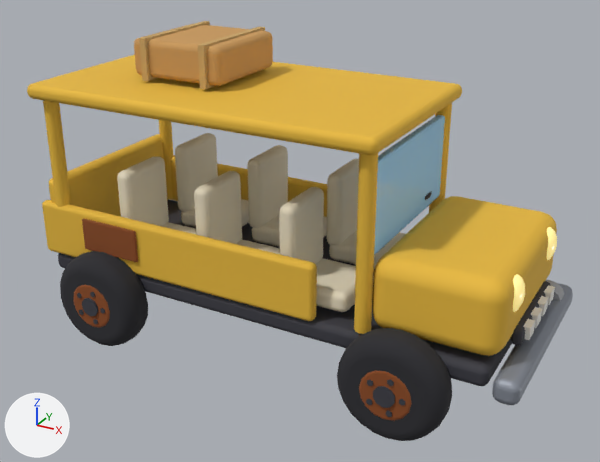
One commit to the glTF model public/models/vehicle_travel_vehicle_t1.glb: the scene before it, then after it.
Before and after are seen from a 50 mm lens placed at (2.25, -3.97, 2.71), pointed at (0.1, -0.06, 0.75). Lighting does not change. The marker at lower left points along +X, +Y and +Z. The picture after the commit comes second. Where no turn or scale is listed for an object, it has been applied to the vertices. Vertices at exactly the same position are counted once.

Objects in the first picture: 'Belt', 'Bumper', 'Floor', 'Hood', 'Luggage', 'Luggage.Rope', 'Luggage.Rope.001', 'PassengerSeat1.Back', 'Post', 'Roof', 'Tail', 'WheelFR.Tyre', 'WheelRR.Tyre', 'Windscreen' and 28 more.
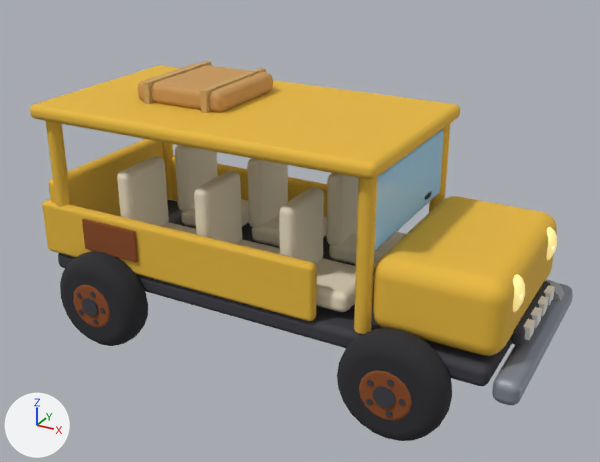
Where the newer file only moved an object's origin or applied its transform, the numbers keep the older frame.

Where the change shows, as pixel boxes (x1, y1, x2, y2) in the pictures (600 x 462 px; the box of a moved part takes in the faces that stretch with it):
'Roof', moved: before (27, 55, 462, 155); after (30, 65, 460, 180)
'Luggage', reshaped, moved (22% shorter): before (134, 24, 273, 86); after (137, 64, 273, 112)
'Windscreen', reshaped, moved (12% shorter): before (374, 115, 445, 255); after (374, 129, 444, 252)
'Luggage.Rope.001', moved: before (198, 27, 265, 89); after (200, 68, 266, 113)
'Luggage.Rope', moved: before (139, 21, 210, 81); after (143, 61, 212, 104)
part 1 of me_luggage, moved or reshaped: before (134, 24, 272, 55); after (137, 64, 273, 100)
part 2 of me_luggage, moved or reshaped: before (134, 38, 273, 86); after (137, 80, 273, 112)
part 3 of me_windscreen, moved or reshaped: before (378, 115, 445, 165); after (377, 129, 444, 181)
part 4 of me_windscreen, moved or reshaped: before (374, 118, 445, 255); after (374, 132, 444, 252)

Diff of the bpy script that builds the scene:
```diff
--- a/public/models/vehicle_travel_vehicle_t1.glb.py
+++ b/public/models/vehicle_travel_vehicle_t1.glb.py
@@ me_luggage @@
 # used by ob_luggage; location = (-0.6, 0.05, 1.7)
-me_luggage.from_pydata(...)  # 96 vertices, 188 faces; spans x -0.301..0.301, y -0.301..0.301, z -0.11..0.11
+me_luggage.from_pydata(...)  # 96 vertices, 188 faces; spans x -0.301..0.301, y -0.301..0.301, z -0.06..0.06
+# me_luggage part 1: all 48 vertices in x -0.301..0.301, y -0.301..0.301, z 0.07..0.11 are moved by (0.0, 0.0, -0.05)
+# me_luggage part 2: all 48 vertices in x -0.301..0.301, y -0.301..0.301, z -0.11..-0.07 are moved by (0.0, 0.0, 0.05)
 me_luggage.materials.append(mat_wood)
@@ me_windscreen @@
 # used by ob_windscreen; location = (0.72, 0.0, 1.15)
-me_windscreen.from_pydata(...)  # 56 vertices, 108 faces; spans x -0.026..0.026, y -0.5..0.5, z -0.25..0.25
+me_windscreen.from_pydata(...)  # 56 vertices, 108 faces; spans x -0.026..0.026, y -0.5..0.5, z -0.2..0.2
+# me_windscreen part 3: all 28 vertices in x -0.026..0.024, y -0.5..0.5, z 0.235..0.25 are moved by (0.0, 0.0, -0.05)
+# me_windscreen part 4: all 28 vertices in x -0.024..0.026, y -0.5..0.5, z -0.25..-0.235 are moved by (0.0, 0.0, 0.05)
 me_windscreen.materials.append(mat_glass)
@@ ob_luggage @@
 ob_luggage = bpy.data.objects.new('Luggage', me_luggage)
-ob_luggage.location = (-0.6, 0.05, 1.7)
+ob_luggage.location = (-0.6, 0.05, 1.5)
@@ ob_luggage_rope @@
 ob_luggage_rope = bpy.data.objects.new('Luggage.Rope', me_luggage_rope)
-ob_luggage_rope.location = (-0.8, 0.05, 1.7)
+ob_luggage_rope.location = (-0.8, 0.05, 1.5)
@@ ob_luggage_rope_001 @@
 ob_luggage_rope_001 = bpy.data.objects.new('Luggage.Rope.001', me_luggage_rope_001)
-ob_luggage_rope_001.location = (-0.4, 0.05, 1.7)
+ob_luggage_rope_001.location = (-0.4, 0.05, 1.5)
@@ ob_roof @@
 ob_roof = bpy.data.objects.new('Roof', me_roof)
-ob_roof.location = (-0.3, 0.0, 1.52)
+ob_roof.location = (-0.3, 0.0, 1.4)
@@ ob_windscreen @@
 ob_windscreen = bpy.data.objects.new('Windscreen', me_windscreen)
-ob_windscreen.location = (0.72, 0.0, 1.15)
+ob_windscreen.location = (0.72, 0.0, 1.12)
```
